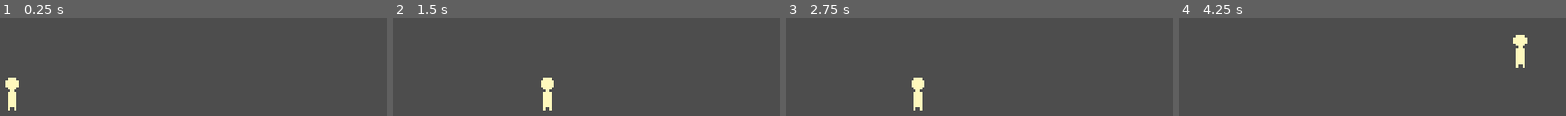
Above: before the commit, frames 1-4 (left to right).
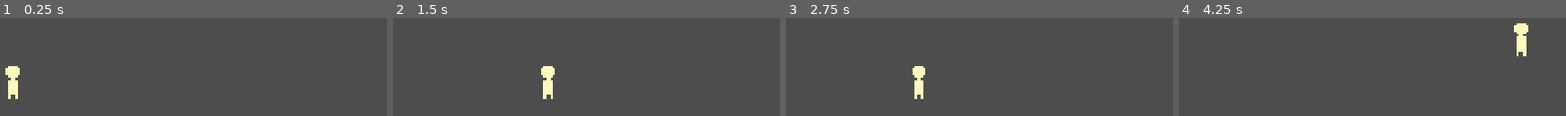
Above: after the commit, the same moments.

Repository: kvnfrr/Staylight
Game: Godot game, scene res://scenes/main.tscn
Two runs of this game, one before a commit and one after it. Both use one fixed random seed, a clock stepped at 60 frames per second and the inputs below.
Inputs:
- Up to frame 1 (0.25 s): no input
- Up to frame 2 (1.5 s): tap Enter at 0.5 s; hold D (move_right) from 0.53 s (still down); tap W (jump) at 0.77 s
- Up to frame 3 (2.75 s): tap W (jump) at 1.52 s; release D (move_right) at 2.03 s; hold A (move_left) from 2.03 s (still down)
- Up to frame 4 (4.25 s): release A (move_left) at 2.78 s; hold D (move_right) from 2.78 s (still down); tap W (jump) at 3.02, 3.77 s

The runs differ from the first frame. In frame 1, 0.8% of the frame differs, in the area x 1-6%, y 49-95%; in frame 2, 0.8%; in frame 3, 0.8%; in frame 4, 0.9%, in the area x 86-91%, y 5-51%.

Commit message:
Updated player collision

Diff:
--- a/scenes/main.tscn
+++ b/scenes/main.tscn
@@ -4,7 +4,7 @@
 [ext_resource type="Texture2D" uid="uid://c31xbyhrqexc8" path="res://assets/player.png" id="1_o5qli"]
 
 [sub_resource type="RectangleShape2D" id="RectangleShape2D_0wfyh"]
-size = Vector2(6, 15)
+size = Vector2(18, 45)
 
 [sub_resource type="RectangleShape2D" id="RectangleShape2D_o5qli"]
 size = Vector2(1000, 20)
@@ -16,10 +16,11 @@
 script = ExtResource("1_0wfyh")
 
 [node name="CollisionShape2D" type="CollisionShape2D" parent="Player" unique_id=89898785]
-position = Vector2(0, 0.5)
+position = Vector2(1, -16.5)
 shape = SubResource("RectangleShape2D_0wfyh")
 
 [node name="Sprite2D" type="Sprite2D" parent="Player" unique_id=652154943]
+position = Vector2(1, -18)
 scale = Vector2(3, 3)
 texture = ExtResource("1_o5qli")
 
